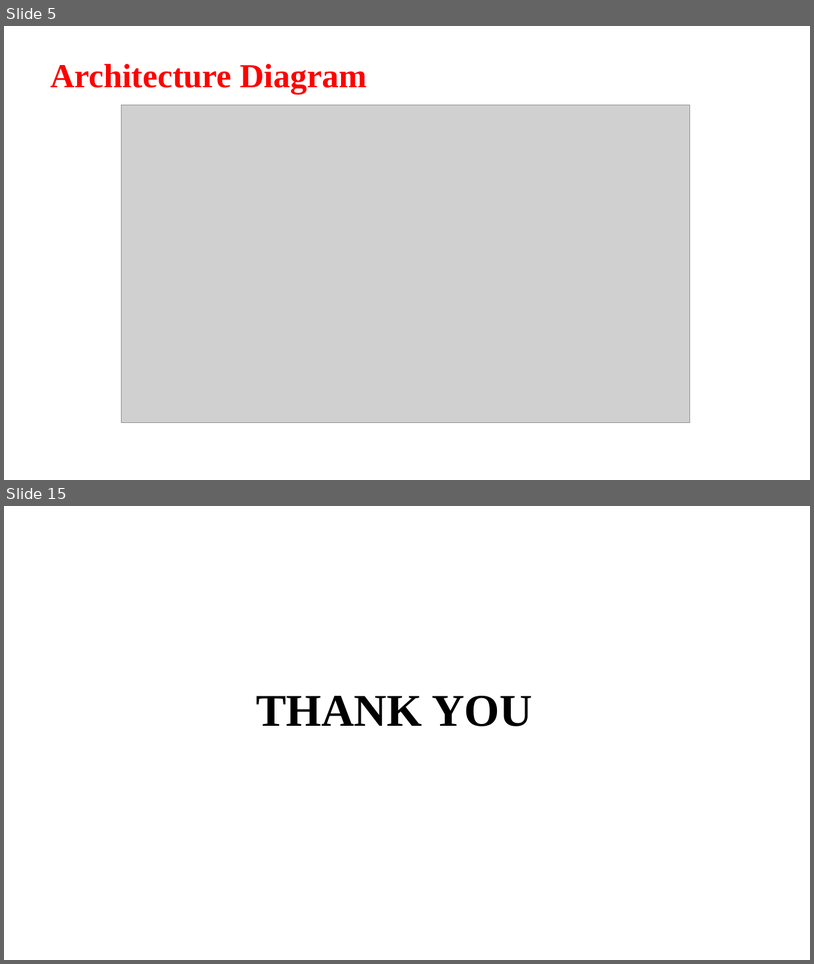
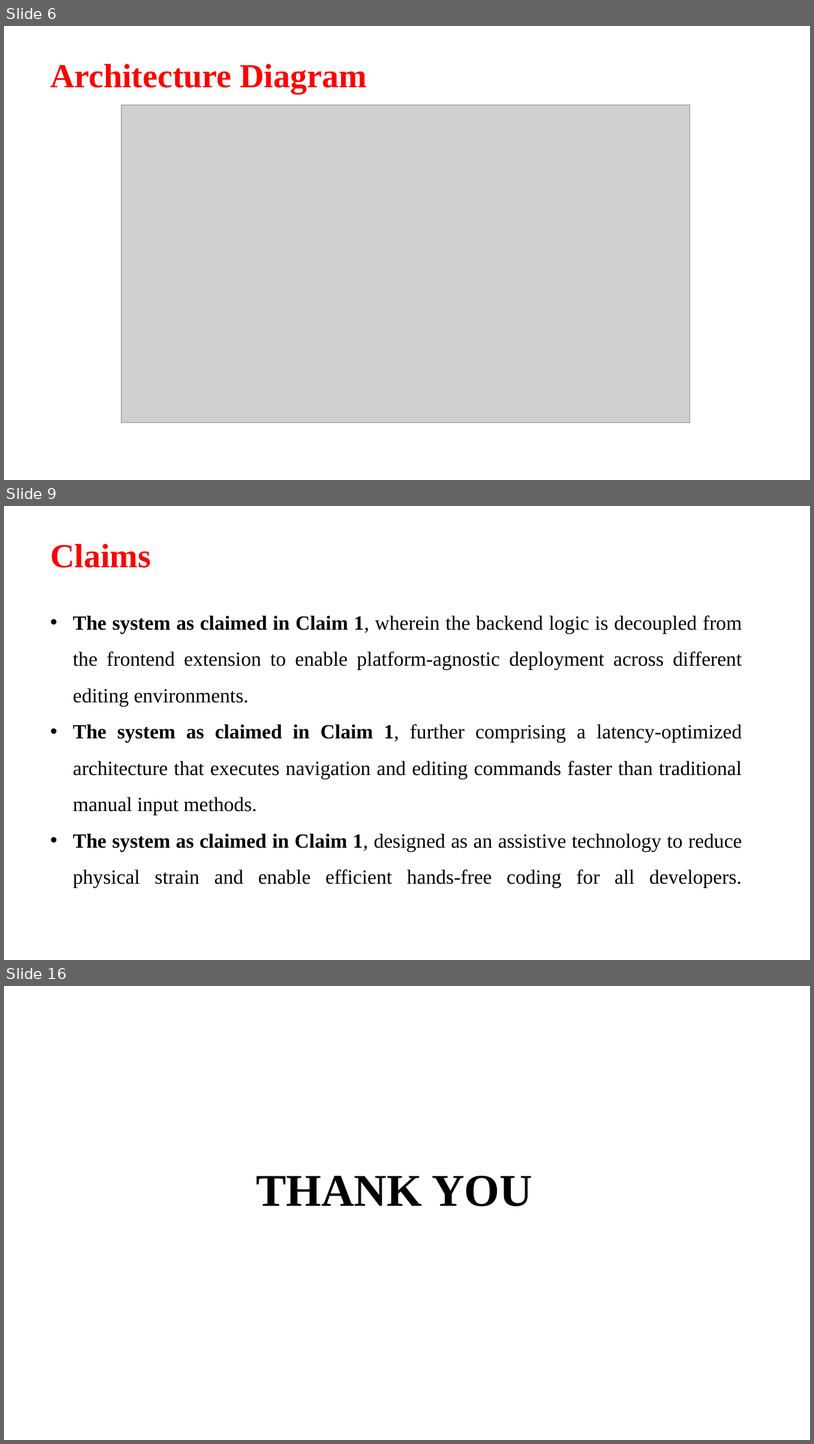
Before and after one commit to Aashif786/Coding_Assistant, a slide deck: docs/ppts/batch20 1st review.pptx. Shown one above the other, each under a label of ours: slides 5 and 15 before the commit, slides 6, 9 and 16 after it; the slides between them are not shown. The pictures are 814x964 and 814x1444 pixels, drawn with LibreOffice and Linux fonts; fonts in the diff are those of the drawing; grey boxes stand for pictures; background and template pictures are left out. Boxes give left, top, right and bottom in pixels: in the first picture for what was removed or moved away, otherwise in the second. Text is boxed around its words. In the diff, an @@ line names an element or a change of style, - is before the commit and + after.

```diff
--- a/docs/ppts/batch20 1st review.pptx
+++ b/docs/ppts/batch20 1st review.pptx
@@ slide 9 added at (4,506,810,960), background picture (left out) @@
@@ title added at (50,544,151,568), 40 pt, text #FF0000, bold @@
+Claims
@@ text added at (73,615,742,888), 24 pt, text #000000 @@
+• The system as claimed in Claim 1, wherein the backend logic is decoupled from the frontend extension to enable platform-agnostic deployment across different editing environments.
+• The system as claimed in Claim 1, further comprising a latency-optimized architecture that executes navigation and editing commands faster than traditional manual input methods.
+• The system as claimed in Claim 1, designed as an assistive technology to reduce physical strain and enable efficient hands-free coding for all developers.
@@ what was slide 5 is now slide 6 @@
@@ what was slide 15 is now slide 16 @@
```
Also in this commit, not shown: 5 slides changed, 8 other slides added, 8 slides removed, 12 other files.
